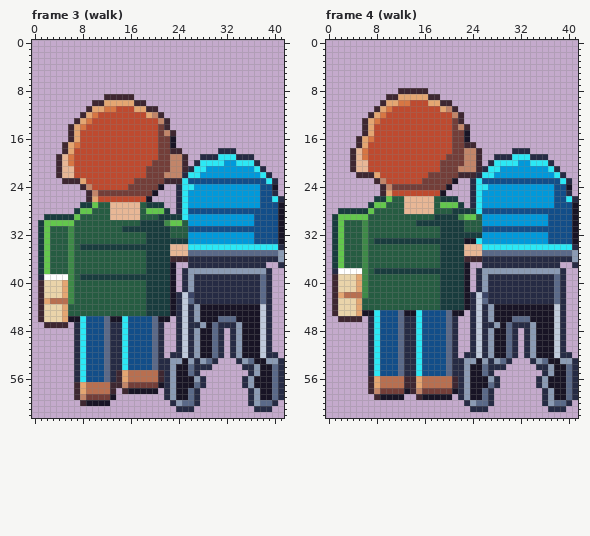
A pixel-art file gets an edit: art/depths/stroller@88.aseprite. This is how it looked before the edit.
42x63 pixels, 4 frames. Shown: frame 3 (walk), frame 4 (walk). The commit also changed other frames, which this record leaves out.
Once edited:
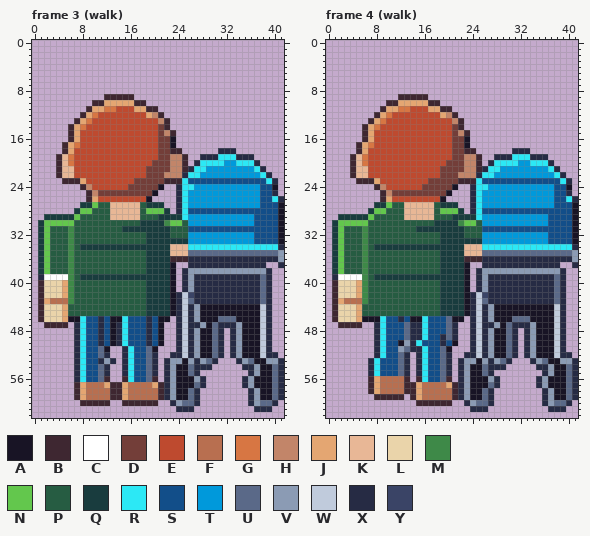
Palette (. is transparent): A #181425  B #3e2731  C #ffffff  D #733e39  E #be4a2f  F #b86f50  G #d77643  H #c28569  J #e4a672  K #e8b796  L #ead4aa  M #3e8948  N #63c74d  P #265c42  Q #193c3e  R #2ce8f5  S #124e89  T #0099db  U #5a6988  V #8b9bb4  W #c0cbdc  X #262b44  Y #3a4466
Diff:
Changed rows in their new state; - is an unchanged pixel.
Frame 3 (walk):
first column x 8:
46 ---XS------XS-
47 ---XSA-----XSA
48 ---XSA-----XSA
49 ---XSA-----XSA
50 ---XSA-----XSA
51 ---UA..XR--UA.
52 ---UX..XR--UX.
53 ---XV-.XR--UX.
54 ---UX..XR--UX.
55 ---UX..XRSSUX.
56 ---UB..BRSSUB.
57 ----J--JFFFFJB
58 ------BJFFFFFB
59 JFFFFBBJFFFFFB
60 -BBBB--BBBBBB-
Frame 4 (walk):
first column x 1:
 8 -----------.....---------
 9 ---------..BBBBB..-------
10 --------.BBJJJJJBB..-----
11 -------.BJJGG---JJBB.----
12 ------.BJG--------JHB.---
13 -----.BJG-----------H----
14 -------G-------------B.--
15 ---------------------HB--
16 ----.BJ------------------
17 ------G---------------A.-
18 ---.BJ----------------BB.
19 -------------------E-----
20 -----G------------E------
21 ---------------------D---
22 ---BKKEE--------EE---HHH-
23 ----BBBJE------E----DBBB-
24 -------BHEEEEEE----DA----
25 ---------HDDDDDDDDDA-----
26 -------.BJEEEEEEEEA..----
27 ------.QQN--------QQQ.---
28 -.....QNN---------NNN-.X-
29 .QQQQQN-----KKKKKPPP-QQQR
30 --NNNN--------PPP----MNN-
31 --------------QQQQ-------
32 ----------------------PPP
33 -------PPPPPPPPPPP----QQQ
34 -------QQQQQQQQQQQ-------
first column x 1:
38 QNPPP--PPPPPPPPPPP-----
39 XCCCC--QQQQQQQQQQQ-----
42 -LLLJ------------------
43 -JFFFM-----------------
45 -----PPPPPPPPPPPPPQQQQA
46 BLLLJAAAR--XSAAR----AA-
47 -BBBB-.XR--SU-XR-------
48 ------.XR--SU-XR-------
49 ------.XR--SU-XR--X----
50 ------.XR--AV-----XSA--
51 ------.XR--VU-XR--UA.--
52 ------.XR----.XR--UX.--
53 -------------.XR--UX.--
54 -------------.XR--UX.--
55 -------------.XR--UX.--
56 -------------.BRSSUB.--
57 -------------------J---
58 -------JFFFFB-JFFFFFB--
59 --------BBBB-BJFFFFFB--
60 --------------BBBBBB---
Pixel boxes of the changes (left, top, right, bottom) in both pictures:
changed: (80, 316, 164, 406)
changed: (332, 88, 482, 406)
